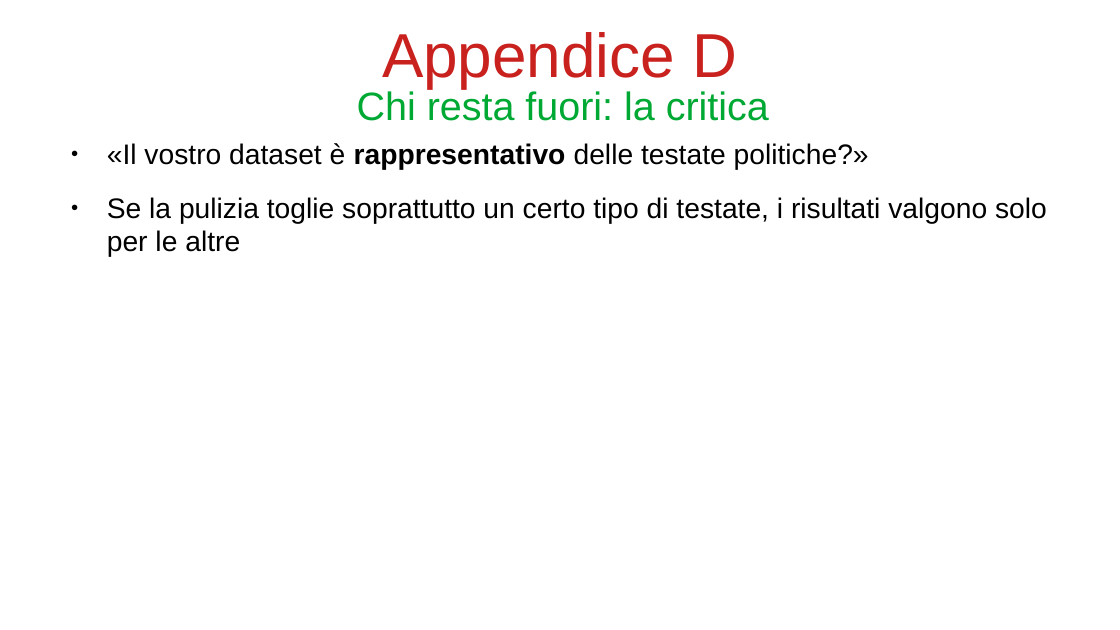
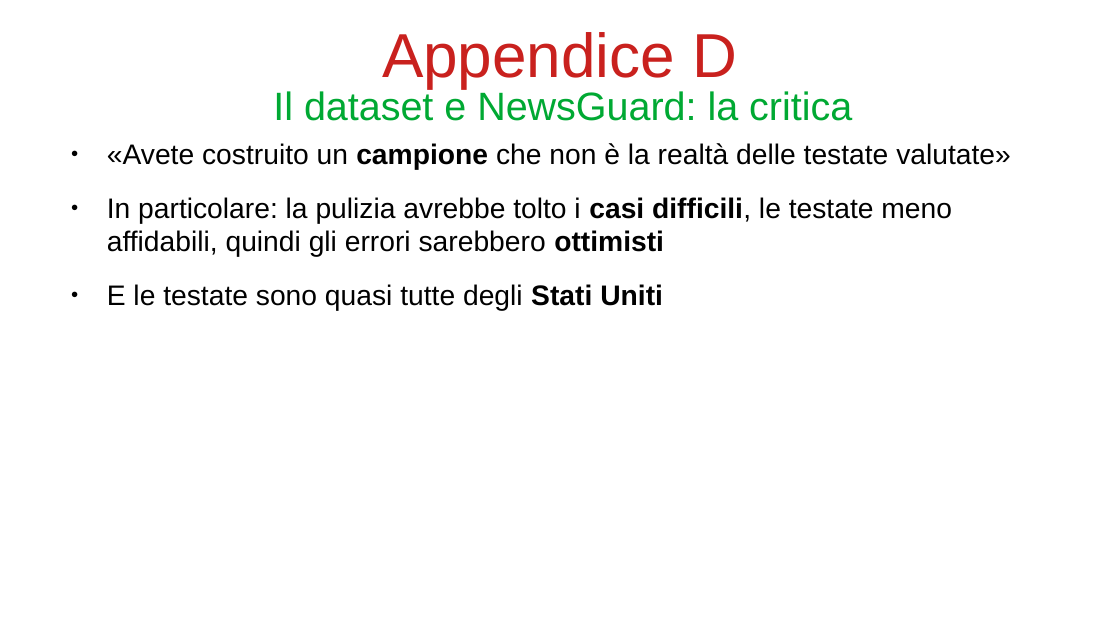
Before and after one commit to bianchi-john/PublisherClassification, a slide deck: slide 34 of Presentazioni/Paper rivista/PaperRivista.odp (slide 28 before the commit). Drawn at 1120x630 pixels with LibreOffice and Linux fonts; fonts in the diff are those of the drawing. Boxes give left, top, right and bottom in pixels: in the first picture for what was removed or moved away, otherwise in the second. Text is boxed around its words. In the diff, an @@ line names an element or a change of style, - is before the commit and + after.

```diff
--- a/Presentazioni/Paper rivista/PaperRivista.odp
+++ b/Presentazioni/Paper rivista/PaperRivista.odp
@@ title at <box>273,89,852,121</box>: text changed @@
-Chi resta fuori: la critica
+Il dataset e NewsGuard: la critica
@@ text at <box>107,143,1011,311</box>: text changed @@
-● «Il vostro dataset è rappresentativo delle testate politiche?»
-● Se la pulizia toglie soprattutto un certo tipo di testate, i risultati valgono solo per le altre
+● «Avete costruito un campione che non è la realtà delle testate valutate»
+● In particolare: la pulizia avrebbe tolto i casi difficili, le testate meno affidabili, quindi gli errori sarebbero ottimisti
+● E le testate sono quasi tutte degli Stati Uniti
```
Also in this commit, not shown: 4 other slides changed, 13 slides added, 2 slides removed, 25 other files.
